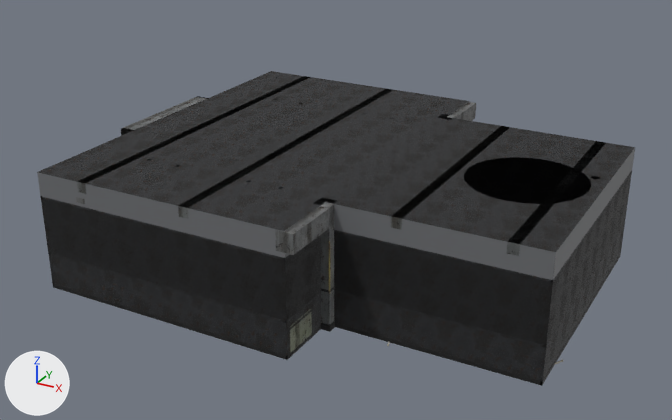
The glTF model rooms/icaro.glb: old version first, new version second.
The view is the same before and after, from a 50 mm lens placed at (66.79, -49.05, 12.97), pointed at (54.43, -26.6, 1.74). The lights are fixed; the arrows at lower left show +X, +Y and +Z. The first picture is the older version. Where no turn or scale is listed for an object, it has been applied to the vertices. Vertices at exactly the same position are counted once.

In view in the first picture: 'icaro'.
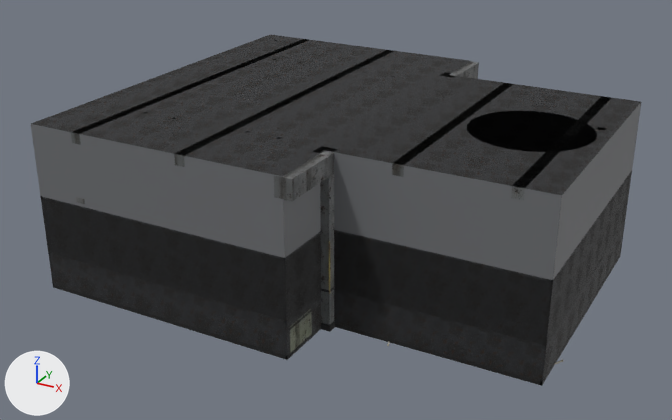
Where the newer file only moved an object's origin or applied its transform, the numbers keep the older frame.

Where the change shows, as pixel boxes [x1, y1, x2, y2] in the pictures (672 x 420 px; the box of a moved part takes in the faces that stretch with it):
'icaro', reshaped (11% taller)
    before: [37, 71, 635, 386]
    after: [31, 35, 641, 386]
part 1 of me_icaro, moved or reshaped
    before: [39, 71, 635, 252]
    after: [31, 35, 641, 195]
part 2 of me_icaro, deleted
    before: [77, 76, 605, 256]
part 3 of me_icaro, built on
    before: [37, 114, 600, 207]
    after: [31, 39, 611, 201]
part 4 of me_icaro, surface changed
    before: [37, 102, 635, 275]
    after: [31, 61, 641, 275]

The edits, one by one:
me_icaro is used by ob_icaro; location (54.85, -26.0, 1.78).
me_icaro had 9194 vertices, 13946 faces and spanned x -7.32..7.3, y -6.0..6.0, z -1.82..1.82.
me_icaro now has 9150 vertices, 13874 faces and spans x -7.32..7.3, y -6.0..6.0, z -1.82..3.22.
me_icaro part 1: the loose piece of 50 vertices spanning x -6.85..7.15, y -6.0..6.0, z 1.82 is moved by (0.0, 0.0, 1.4).
me_icaro part 2: 162 loose pieces with 1700 vertices, spanning x -6.75..7.11, y -6.0..6.0, z -0.63..1.82, are deleted.
me_icaro part 3: 204 vertices moved from x -6.85..7.15, y -6.0..6.0, z 0.19..1.82 to x -6.85..7.15, y -6.0..6.0, z 0.39..3.22; 18 vertices removed from x -6.84..7.14, y -5.98..5.98, z -0.63..1.82; 1602 vertices added at x -6.84..7.14, y -6.0..6.0, z -0.63..3.22.
me_icaro part 4: 1357 kept faces spanning x -6.85..7.15, y -6.0..6.0, z -1.78..3.22 get new texture (UV) coordinates.
Other edits to the shape of me_icaro do not show in these pictures.
